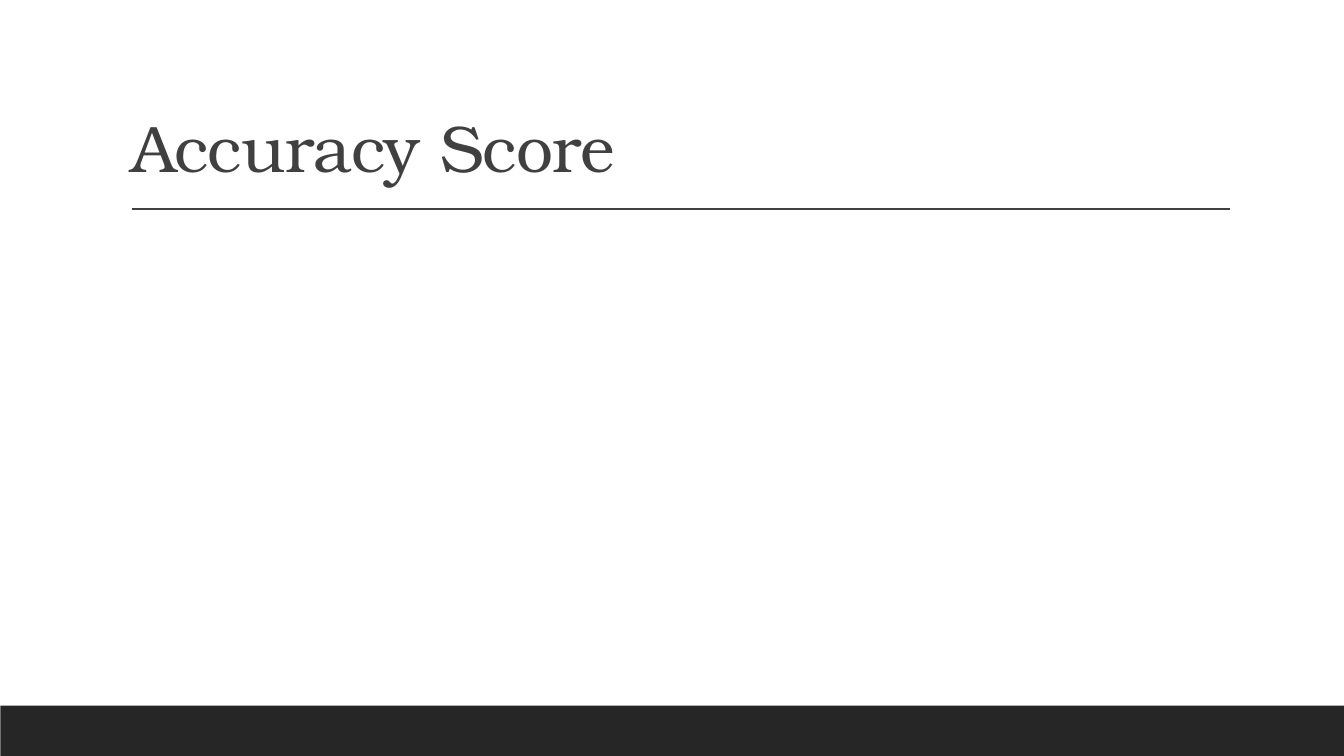
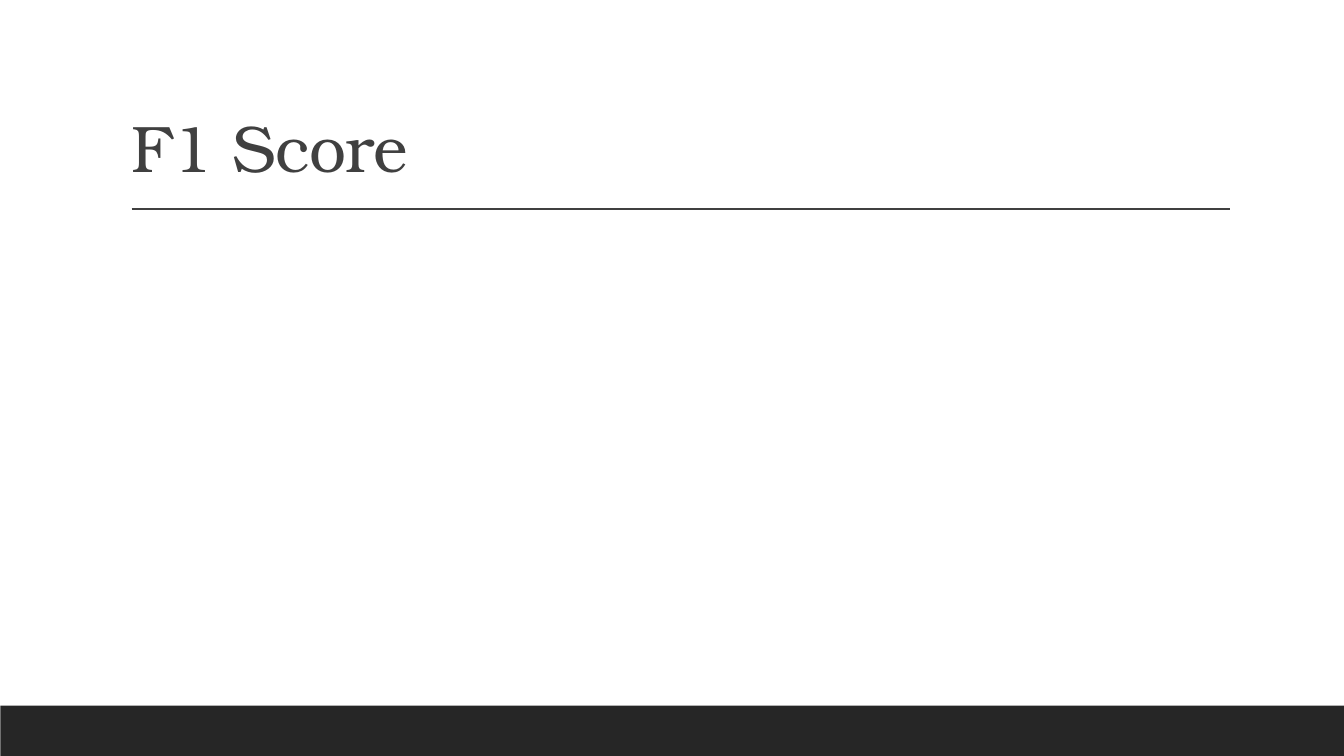
Before and after one commit to landonbuell/Convolutional-Neural-Networks, a slide deck: slide 6 of Presentations/14_02_2020/Evaluating Benchmarks for SGD Classifier.pptx (slide 5 before the commit). Drawn at 1344x756 pixels with LibreOffice and Linux fonts; fonts in the diff are those of the drawing; grey boxes stand for pictures. Boxes give left, top, right and bottom in pixels: in the first picture for what was removed or moved away, otherwise in the second. Text is boxed around its words. In the diff, an @@ line names an element or a change of style, - is before the commit and + after.

```diff
--- a/Presentations/14_02_2020/Evaluating Benchmarks for SGD Classifier.pptx
+++ b/Presentations/14_02_2020/Evaluating Benchmarks for SGD Classifier.pptx
@@ title at (131,126,408,173): text changed @@
-Accuracy Score
+F1 Score
```
Also in this commit, not shown: 3 other slides changed, 3 slides added, 1 other file.
